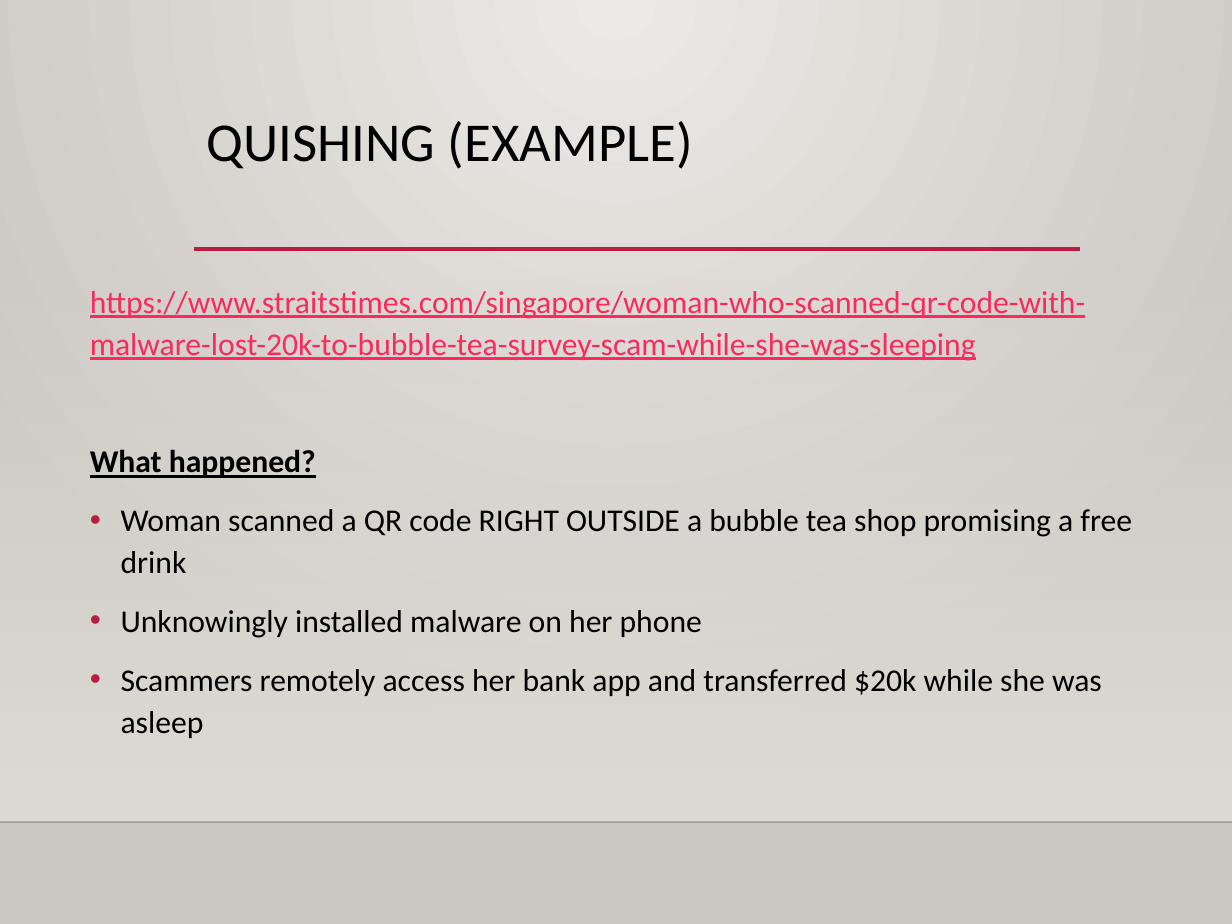
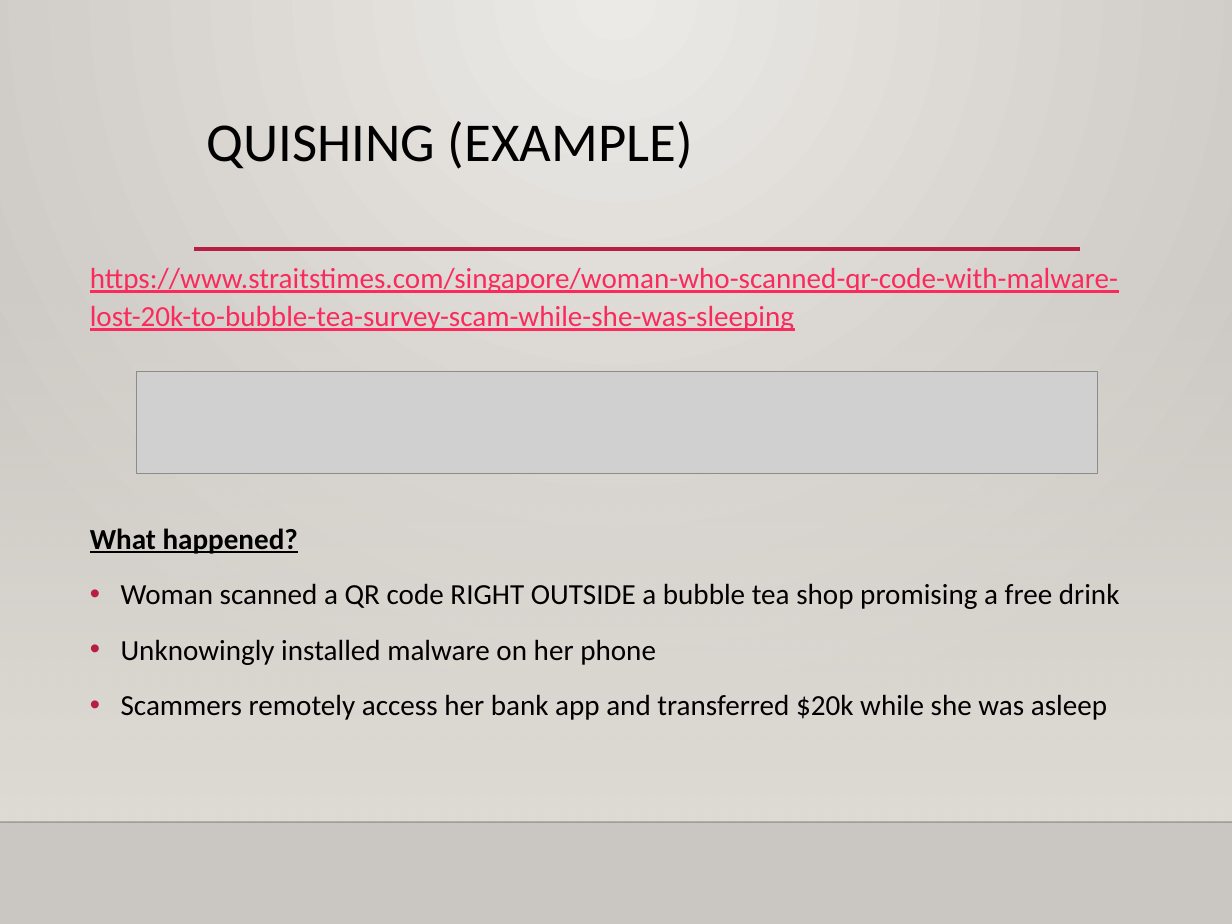
Before and after one commit to zoldyckd/cyberrangers, a slide deck: slide 3 of public/websitepopup/Phishing.pptx. Drawn at 1232x924 pixels with LibreOffice and Linux fonts; fonts in the diff are those of the drawing; grey boxes stand for pictures; background and template pictures are left out. Boxes give left, top, right and bottom in pixels: in the first picture for what was removed or moved away, otherwise in the second. Text is boxed around its words. In the diff, an @@ line names an element or a change of style, - is before the commit and + after.

```diff
--- a/public/websitepopup/Phishing.pptx
+++ b/public/websitepopup/Phishing.pptx
@@ text "https://www.straitstimes.com/singapore/woman-who-scanned-qr- ...": place and size @@
-text "https://www.straitstimes.com/singapore/woman-who-scanned-qr- ..." at <box>90,291,1132,738</box>
+text "https://www.straitstimes.com/singapore/woman-who-scanned-qr- ..." at <box>90,267,1120,720</box>
@@ text "https://www.straitstimes.com/singapore/woman-who-scanned-qr- ..." at <box>90,267,1120,720</box>: size 18.5 to 17 pt @@
@@ picture added at <box>137,371,1098,473</box> @@
```
